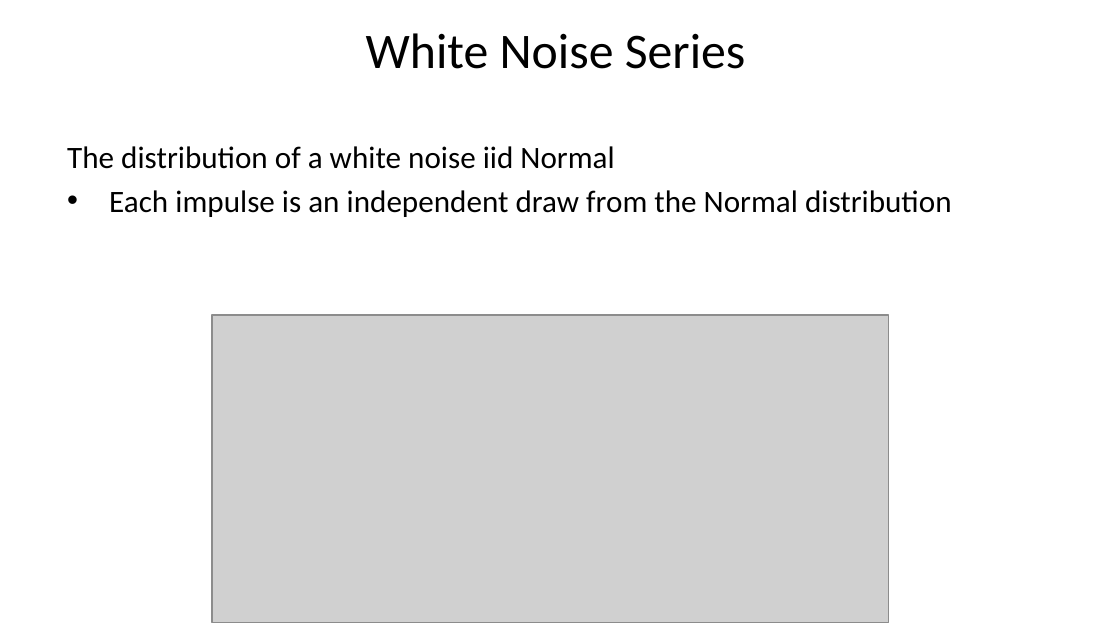
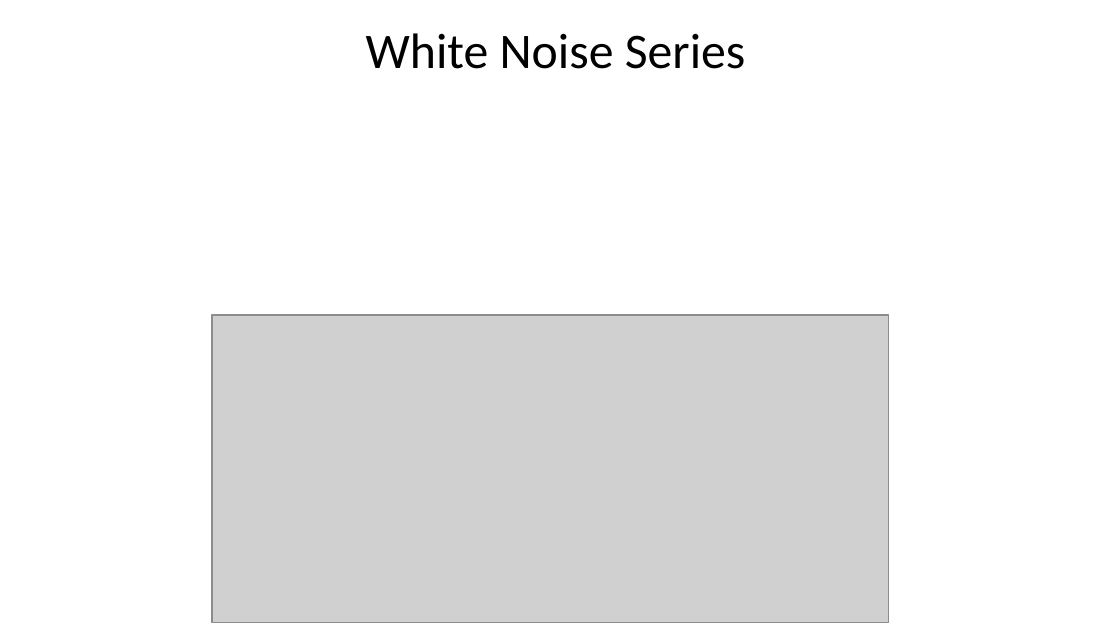
Before and after one commit to StephenElston/CSCI-E-83, a slide deck: slide 17 of LectureSlides/11_PropertiesOfTimeSeries.pptx (slide 16 before the commit). Drawn at 1120x630 pixels with LibreOffice and Linux fonts; fonts in the diff are those of the drawing; grey boxes stand for pictures. Boxes give left, top, right and bottom in pixels: in the first picture for what was removed or moved away, otherwise in the second. Text is boxed around its words. In the diff, an @@ line names an element or a change of style, - is before the commit and + after.

```diff
--- a/LectureSlides/11_PropertiesOfTimeSeries.pptx
+++ b/LectureSlides/11_PropertiesOfTimeSeries.pptx
@@ text removed at <box>67,146,952,217</box> @@
-The distribution of a white noise iid Normal
-• Each impulse is an independent draw from the Normal distribution
```
Also in this commit, not shown: 21 other slides changed, 9 slides added, 1 slide removed.
